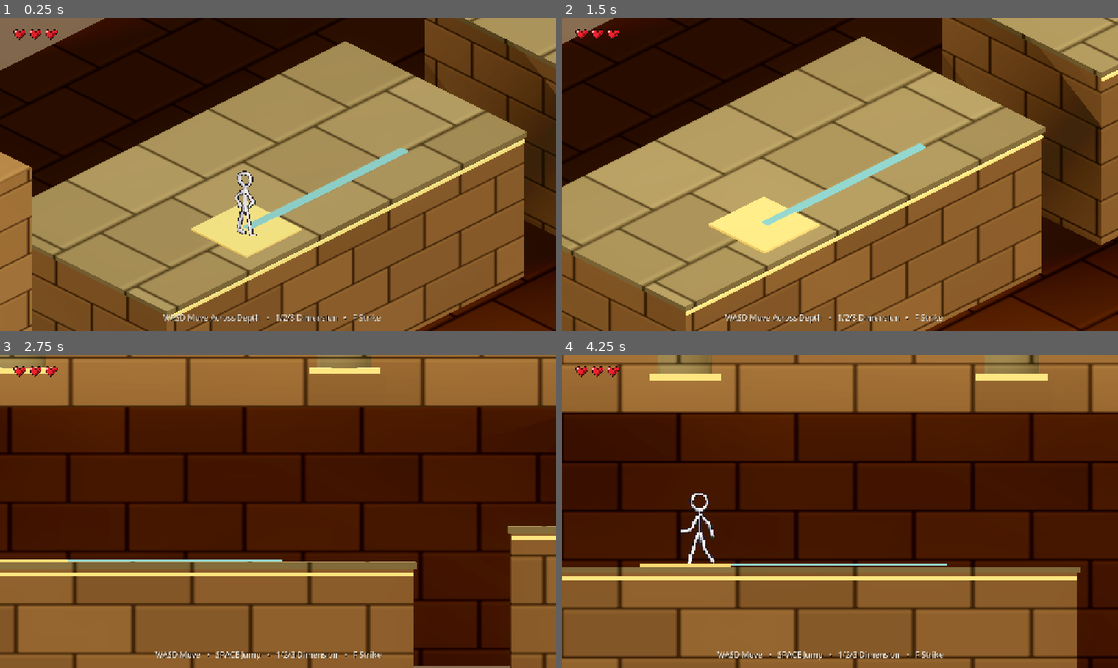
Above: before the commit, frames 1-4 (two rows, left to right).
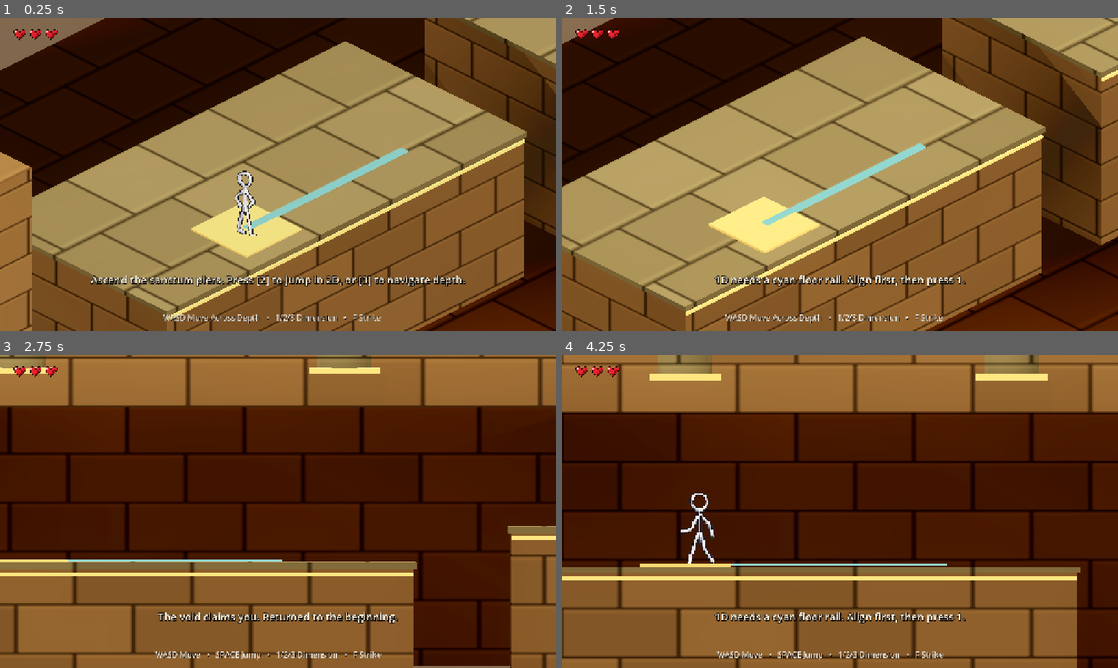
Above: after the commit, the same moments.

Repository: TalhaKun07-ipe/Chronicles-of-Parallax
Game: Godot game, scene res://Axiom_Warden_Boss_Pack/Standalone_Demo/chambers/axiom_warden/AxiomWarden.tscn
Same seed, same stepped clock (60 frames per second), same inputs: the game is played once before the commit and once after it. This scene is started directly instead of the project's main scene.
Inputs (mouse positions are in pixels of both pictures, inside the frame that each line leads up to):
- Up to frame 1 (0.25 s): no input
- Up to frame 2 (1.5 s): tap Enter (ui_accept) at 0.5 s; move the mouse to (962, 158) at 0.52 s; hold D (move_right) 0.53-1.28 s; hold Space (jump) 0.53-1.28 s; click (962, 158) at 0.67 s; move the mouse to (728, 190) at 1.27 s; hold S (move_down) from 1.28 s (still down); tap E (cycle_next) at 1.35 s; click (728, 190) at 1.42 s
- Up to frame 3 (2.75 s): tap Space (jump) at 1.52, 1.55, 1.82 s; move the mouse to (333, 442) at 2.02 s; release S (move_down) at 2.03 s; hold D (move_right) from 2.03 s (still down); hold Space (jump) from 2.03 s (still down); tap Q (cycle_prev) at 2.1 s; click (333, 442) at 2.17 s
- Up to frame 4 (4.25 s): move the mouse to (812, 574) at 2.77 s; release D (move_right) at 2.78 s; release Space (jump) at 2.78 s; hold W (move_up) 2.78-3.53 s; tap 1 (dimension_1) at 2.85 s; click (812, 574) at 2.92 s; tap Space (jump) at 3.02, 3.05, 3.32 s; move the mouse to (1006, 558) at 3.52 s; hold A (move_left) from 3.53 s (still down); hold Space (jump) from 3.53 s (still down); tap 2 (dimension_2) at 3.6 s; click (1006, 558) at 3.67 s

The runs differ from the first frame. In frame 1, 1.3% of the frame differs, in the area x 16-84%, y 82-86%; in frame 2, 0.9%; in frame 3, 0.8%; in frame 4, 0.9%.

Commit message:
Overhaul Boss Title to bold grand AXIOM WARDEN and add tutorial subtitles for core opening and 2D strikes

Diff:
--- a/chambers/axiom_warden/scripts/encounter.gd
+++ b/chambers/axiom_warden/scripts/encounter.gd
@@ -88,6 +88,7 @@
 	if transition and transition.has_method("fade_in_from_black"):
 		transition.call("fade_in_from_black", 0.4)
 	_update_camera(1.0)
+	show_message("Ascend the sanctum piers. Press [2] to jump in 2D, or [3] to navigate depth.", 5.0)
 
 func _build_world() -> void:
 	var stone: Material = Geo.stone_material(Color("685039"))
@@ -257,9 +258,11 @@
 			boss.exposed = true
 			boss.set_pose("idle")
 			_set_state("opening")
-			show_message("CORE EXPOSED — get close in 1D or 2D and press F.")
+			show_message("CHAMBER CORE OPEN! Switch to 2D with [2], get close, and press [F] to strike!", 6.0)
 			sfx("boss_core_open")
 	elif state == "opening":
+		if player.mode == 3 and state_time > 2.0 and message_timer <= 0.0:
+			show_message("Core is exposed! Press [2] to enter 2D mode, run up, and press [F]!", 3.0)
 		# Concrete difficulty adjustment: recovery window increased by 20% (7.0s -> 8.4s)
 		if hits < 5 and state_time > 8.4: begin_phase()
 	elif state == "stagger":
@@ -368,7 +371,7 @@
 		player.armed = true
 		player.weapon.scale.x = 0.05
 		sfx("unlock")
-		show_message("John draws a rod of light from the Chrono-Lens.")
+		show_message("TUTORIAL: Dodge attacks! When the Warden's core chamber opens, switch to 2D with [2] and press [F] to strike!", 6.0)
 	else:
 		boss.set_pose("revive")
 		begin_phase()
@@ -404,7 +407,12 @@
 	pattern_end = float(pattern[-1].time) + (2.4 if str(pattern[-1].kind) in ["bolts", "nova", "guardian", "rising_wall"] else 2.2)
 	_set_state("surge" if hits == 5 else "combat")
 	hud.fight_visible = true
-	show_message("FINAL SURGE — survive the last decree." if hits == 5 else TITLES[hits])
+	if hits == 0:
+		show_message("TUTORIAL: Dodge attacks! When the Warden's core opens, switch to 2D with [2] and strike with [F]!", 5.5)
+	elif hits == 5:
+		show_message("FINAL SURGE: Dodge all dimensional hazards until the ultimate chamber core opens!", 5.0)
+	else:
+		show_message("Boss shielded in 3D! Dodge its attacks until the chamber core opens!", 4.0)
 
 func spawn_attack(kind: String) -> void:
 	boss.set_pose(kind if kind in ["sweep", "slam", "nova"] else "beam")
@@ -412,24 +420,24 @@
 		"sweep":
 			# Concrete balance adjustment: 0.70s -> 0.85s warning (+21.4%)
 			spawn_hazard("sweep", Vector3(9, 0.85, 0), 0.85, 2.4)
-			show_message("HIGH SWEEP — jump in 2D, or flatten onto a cyan rail with 1.")
+			show_message("HIGH SWEEP — Switch to 2D with [2] and jump with [SPACE], or flatten to 1D with [1]!")
 		"beam":
 			# Concrete balance adjustment: 0.75s -> 0.90s warning (+20%)
 			spawn_hazard("beam", Vector3(1, 0.20, player.position.z), 0.90, 0.60)
-			show_message("LOW LASER — 1D is exposed. Press 2 + SPACE, or sidestep in 3D.")
+			show_message("LOW LASER — Switch to 2D with [2] and jump, or sidestep across depth in 3D!")
 		"dual_beam":
 			# Concrete balance adjustment: 0.75s/0.85s -> 0.90s/1.02s warning (+20%)
 			spawn_hazard("beam", Vector3(1, 0.20, player.position.z - 1.6), 0.90, 0.60)
 			spawn_hazard("beam", Vector3(1, 0.20, player.position.z + 1.6), 1.02, 0.60)
-			show_message("DUAL LASER GRID — find the safe gap or time your jump in 2D.")
+			show_message("DUAL LASERS — Find the safe depth lane or time your jump in 2D!")
 		"lane":
 			# Concrete balance adjustment: 0.80s -> 0.96s warning (+20%)
 			spawn_hazard("lane", Vector3(1, 1.55, player.position.z), 0.96, 0.75)
-			show_message("DEPTH LOCK — press 3 and leave the amber floor lane.")
+			show_message("DEPTH LOCK — Switch to 3D with [3] and step off the amber floor lane!")
 		"slam":
 			# Concrete balance adjustment: 0.65s -> 0.80s warning (+23%)
 			spawn_hazard("slam", Vector3(9, 0.05, 0), 0.80, 2.4)
-			show_message("SEISMIC SLAM — flatten into 2D and press SPACE to jump the shockwave!")
+			show_message("SEISMIC SLAM — Switch to 2D with [2] and press [SPACE] to jump the shockwave!")
 		"bolts":
 			# Concrete balance adjustment: 0.60s -> 0.72s warning (+20%), speed -15%
 			var count: int = 3 if hits < 3 else 5
@@ -439,7 +447,7 @@
 				aim.y = 0
 				h.direction = aim.normalized().rotated(Vector3.UP, (i - (count - 1) * 0.5) * 0.14)
 				h.speed = 8.0 + hits * 0.30
-			show_message("PRISM VOLLEY — jump in 2D, sidestep in 3D, or slide under in 1D.")
+			show_message("PRISM VOLLEY — Jump in 2D, sidestep in 3D, or slide under in 1D!")
 		"nova":
 			# Concrete balance adjustment: 0.65s -> 0.78s warning (+20%), speed -15%
 			for i: int in 8:
@@ -447,18 +455,18 @@
 				var angle: float = i * (TAU / 8.0)
 				h.direction = Vector3(cos(angle), 0, sin(angle))
 				h.speed = 7.2 + hits * 0.25
-			show_message("DIMENSIONAL NOVA — weave through the expanding prism burst!")
+			show_message("DIMENSIONAL NOVA — Weave between bursts in 3D across depth lanes!")
 		"guardian":
 			# Dedicated Flat Guardian projectile: becomes ethereal in 2D, solid in 3D
 			var h: Hazard = spawn_hazard("guardian", Vector3(9.0, 0.0, player.position.z), 0.90, 4.5)
 			h.direction = Vector3.LEFT
 			h.speed = 6.2
-			show_message("FLAT GUARDIAN — flatten into 2D with [2] to slip right through!")
+			show_message("FLAT GUARDIAN — Flatten into 2D with [2] to pass right through it harmlessly!")
 		"rising_wall":
 			# 3D Lateral Hazard: rising stone barrier player must navigate around
 			var wall_z: float = clampf(roundf(player.position.z / 2.0) * 2.0, -4.0, 4.0)
 			spawn_hazard("rising_wall", Vector3(clampf(player.position.x + 3.0, -2.0, 6.0), 0.0, wall_z), 1.20, 3.8)
-			show_message("RISING WALL — navigate around in 3D across depth!")
+			show_message("RISING WALL — Navigate around the barrier in 3D across depth!")
 	sfx("boss_warning")
 
 func spawn_hazard(kind: String, at: Vector3, delay: float, lifetime: float) -> Hazard:
@@ -475,14 +483,14 @@
 func try_strike() -> bool:
 	if not player.armed or player.locked or state not in ["combat", "opening", "surge"]: return false
 	if player.position.distance_to(Vector3(boss.position.x, player.position.y, boss.position.z)) > 2.8 or absf(player.position.y) > 1.4:
-		show_message("Get closer to the Warden, then press F.")
+		show_message("Get closer to the Warden in 2D, then press [F] to strike!", 3.5)
 		return false
 	if player.mode == 3:
-		show_message("3D armor deflects the rod. Strike in 1D or 2D.")
+		show_message("3D Armor deflects your strike! You can ONLY damage the boss in 2D with [2]!", 4.0)
 		sfx("error")
 		return false
 	if not core_open:
-		show_message("Its core is sealed. Survive this pattern to expose it.")
+		show_message("Chamber core is sealed! Survive attacks until the core chamber opens!", 4.0)
 		return false
 	hits += 1
 	core_open = false
@@ -494,19 +502,20 @@
 		boss.set_pose("fallen")
 		player.locked = true
 		_set_state("false_defeat")
-		show_message("The Warden falls silent...")
+		show_message("The Warden collapses... but time begins to warp!", 4.0)
 	elif hits == 6:
 		boss.set_pose("dead")
 		player.locked = true
 		_set_state("collapse")
 		sfx("victory")
+		show_message("THE AXIOM WARDEN HAS FALLEN! The exit portal is unsealed!", 5.0)
 		var global: Node = get_node_or_null("/root/Global")
 		if global:
 			global.set("rewind_unlocked", false)
 	else:
 		boss.set_pose("hit")
 		_set_state("stagger")
-		show_message(TAUNTS[hits - 1])
+		show_message("DIRECT HIT! Dodge the next attack pattern until the core reopens!", 3.5)
 	return true
 
 func begin_revival() -> void:
@@ -598,9 +607,12 @@
 			else:
 				mesh.visible = true
 
-func show_message(message: String) -> void:
-	if is_instance_valid(hud): hud.objective = message
-	message_timer = 3.0
+func show_message(message: String, duration: float = 4.5) -> void:
+	if is_instance_valid(hud):
+		hud.objective = message
+		if hud.has_method("show_subtitle"):
+			hud.show_subtitle(message, duration)
+	message_timer = duration
 
 func _update_hud() -> void:
 	hud.health = health
--- a/chambers/axiom_warden/scripts/hud.gd
+++ b/chambers/axiom_warden/scripts/hud.gd
@@ -10,7 +10,12 @@
 var hits: int = 0
 var fight_visible: bool = false
 var final_round: bool = false
-var objective: String = "Reach the upper sanctum."
+var objective: String = "Reach the upper sanctum.":
+	set(val):
+		objective = val
+		if is_instance_valid(subtitle_label) and val != "":
+			subtitle_label.text = val
+			subtitle_timer = 4.5
 var phase_name: String = "THE ASCENT"
 var hint: String = "A/D move   W/S depth   SPACE jump   1/2/3 form   F strike   ESC pause"
 var dialogue_visible: bool = false
@@ -21,6 +26,8 @@
 var defeated: bool = false
 var victory: bool = false
 var line_label: Label
+var subtitle_label: Label
+var subtitle_timer: float = 0.0
 var age: float = 0
 var font: Font
 
@@ -36,11 +43,33 @@
 	line_label.mouse_filter = Control.MOUSE_FILTER_IGNORE
 	add_child(line_label)
 
+	subtitle_label = Label.new()
+	subtitle_label.name = "SubtitleLabel"
+	subtitle_label.horizontal_alignment = HORIZONTAL_ALIGNMENT_CENTER
+	subtitle_label.vertical_alignment = VERTICAL_ALIGNMENT_CENTER
+	subtitle_label.autowrap_mode = TextServer.AUTOWRAP_WORD_SMART
+	subtitle_label.add_theme_font_size_override("font_size", 24)
+	subtitle_label.add_theme_color_override("font_color", Color(1.0, 0.96, 0.88, 1.0))
+	subtitle_label.add_theme_constant_override("outline_size", 6)
+	subtitle_label.add_theme_color_override("font_outline_color", Color(0.04, 0.03, 0.02, 0.98))
+	subtitle_label.add_theme_constant_override("shadow_offset_x", 2)
+	subtitle_label.add_theme_constant_override("shadow_offset_y", 2)
+	subtitle_label.add_theme_color_override("font_shadow_color", Color(0, 0, 0, 0.8))
+	subtitle_label.mouse_filter = Control.MOUSE_FILTER_IGNORE
+	add_child(subtitle_label)
+	if objective != "":
+		subtitle_label.text = objective
+		subtitle_timer = 4.5
+
 func say(who: String, words: String) -> void:
 	speaker = who
 	text_body = words
 	revealed = 0
 	dialogue_visible = true
+
+func show_subtitle(text: String, duration: float = 4.5) -> void:
+	objective = text
+	subtitle_timer = duration
 
 func _process(delta: float) -> void:
 	age += delta
@@ -57,6 +86,16 @@
 	line_label.position = Vector2(200, size.y - 175)
 	line_label.size = Vector2(maxf(200, size.x - 280), 115)
 	line_label.text = "* " + text_body.substr(0, int(revealed))
+
+	if subtitle_timer > 0.0:
+		subtitle_timer -= delta
+		subtitle_label.visible = not dialogue_visible and not paused and not defeated and not victory and subtitle_timer > 0.0
+		subtitle_label.modulate.a = clampf(subtitle_timer / 0.35, 0.0, 1.0)
+	else:
+		subtitle_label.visible = false
+	subtitle_label.size = Vector2(minf(1040, size.x - 80), 55)
+	subtitle_label.position = Vector2((size.x - subtitle_label.size.x) * 0.5, size.y - 145)
+
 	queue_redraw()
 
 func _unhandled_input(event: InputEvent) -> void:
@@ -112,7 +151,20 @@
 	if fight_visible and not dialogue_visible:
 		var x: float = w * 0.18
 		var bw: float = w * 0.64
-		label(Vector2(x, h - 84), "AXIOM WARDEN  /  " + phase_name, Color("f1d8a2"), 18)
+		# Grand, bold, majestic boss title — strictly "AXIOM WARDEN"
+		var boss_title: String = "AXIOM WARDEN"
+		var title_size: int = 30
+		var title_pos: Vector2 = Vector2(x, h - 88)
+		# Deep drop shadow & outline
+		for ox: float in [-2.0, 0.0, 2.0]:
+			for oy: float in [-2.0, 0.0, 2.0]:
+				if ox != 0.0 or oy != 0.0:
+					draw_string(font, title_pos + Vector2(ox + 2.0, oy + 2.0), boss_title, HORIZONTAL_ALIGNMENT_LEFT, -1, title_size, Color(0, 0, 0, 0.95))
+		# Multi-pass bold fill in radiant gold
+		for bx: float in [-1.0, 0.0, 1.0]:
+			for by: float in [-0.5, 0.0, 0.5]:
+				draw_string(font, title_pos + Vector2(bx, by), boss_title, HORIZONTAL_ALIGNMENT_LEFT, -1, title_size, Color("fae4b5"))
+
 		draw_rect(Rect2(x - 3, h - 73, bw + 6, 25), Color("d6b572"))
 		draw_rect(Rect2(x, h - 70, bw, 19), Color("30211c"))
 		var count: int = 1 if final_round else 5
--- a/tools/verify_axiom_warden.gd
+++ b/tools/verify_axiom_warden.gd
@@ -27,6 +27,13 @@
 	await frames(10)
 	var p = encounter.player
 	p.input_override = true
+
+	# --- 0. SUBTITLE & TUTORIAL SYSTEM VERIFICATION ---
+	check(encounter.hud.subtitle_label != null, "HUD has dedicated SubtitleLabel")
+	check(encounter.hud.subtitle_label.get_theme_font_size("font_size") >= 24, "Subtitle font size is large (>= 24px)")
+	encounter.show_message("TUTORIAL: Dodge attacks! Switch to 2D to strike!", 4.5)
+	check(encounter.hud.subtitle_label.text == "TUTORIAL: Dodge attacks! Switch to 2D to strike!", "show_message forwards tutorial text to subtitle label")
+	check(encounter.hud.subtitle_timer > 0.0, "Subtitle timer is active")
 
 	# --- 1. MOVEMENT & DIMENSIONAL RULES ---
 	check(p.is_on_floor(), "John starts on a collidable platform")
Not shown, changed: GAME_DEV_LOG.md
